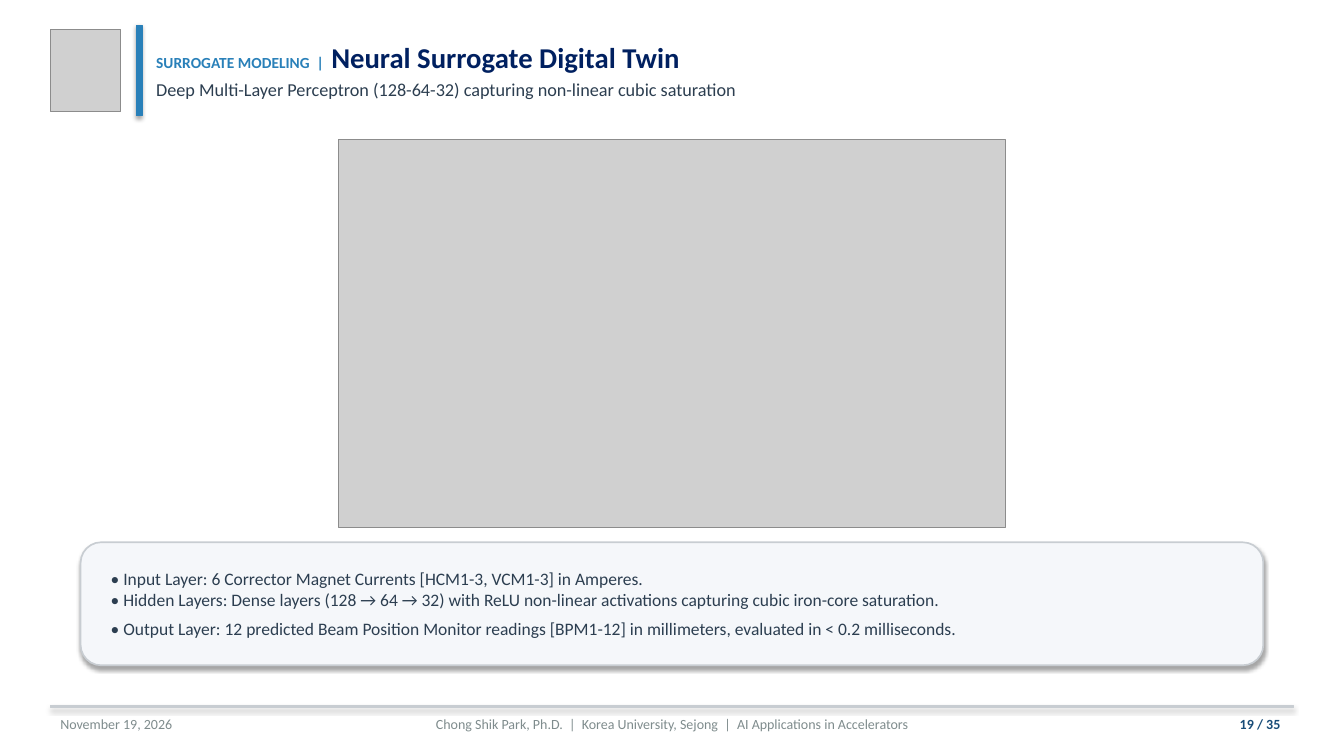
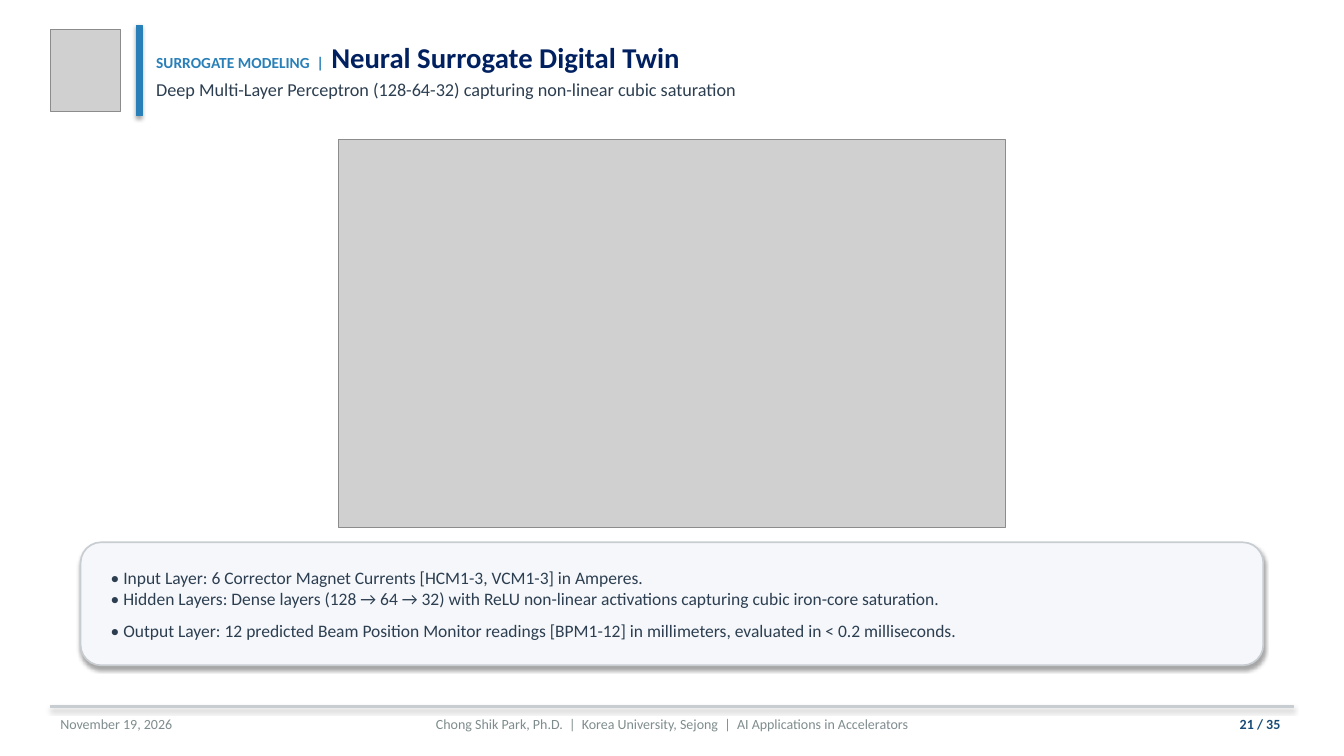
Before and after one commit to cspark7701/ai4acc-mini-hackathon, a slide deck: slide 21 of presentations/Lecture_1_AI_ML_Foundations_and_Control_Slides.pptx (slide 19 before the commit). Drawn at 1344x756 pixels with LibreOffice and Linux fonts; fonts in the diff are those of the drawing; grey boxes stand for pictures. Boxes give left, top, right and bottom in pixels: in the first picture for what was removed or moved away, otherwise in the second. Text is boxed around its words. In the diff, an @@ line names an element or a change of style, - is before the commit and + after.

```diff
--- a/presentations/Lecture_1_AI_ML_Foundations_and_Control_Slides.pptx
+++ b/presentations/Lecture_1_AI_ML_Foundations_and_Control_Slides.pptx
@@ text "• Input Layer: 6 Corrector ..." at <box>123,571,956,640</box>: line spacing 1.38 to 1.55 @@
@@ text at <box>1240,720,1280,729</box>: text changed @@
-19 / 35
+21 / 35
```
Also in this commit, not shown: 4 other slides changed, 11 other files.
